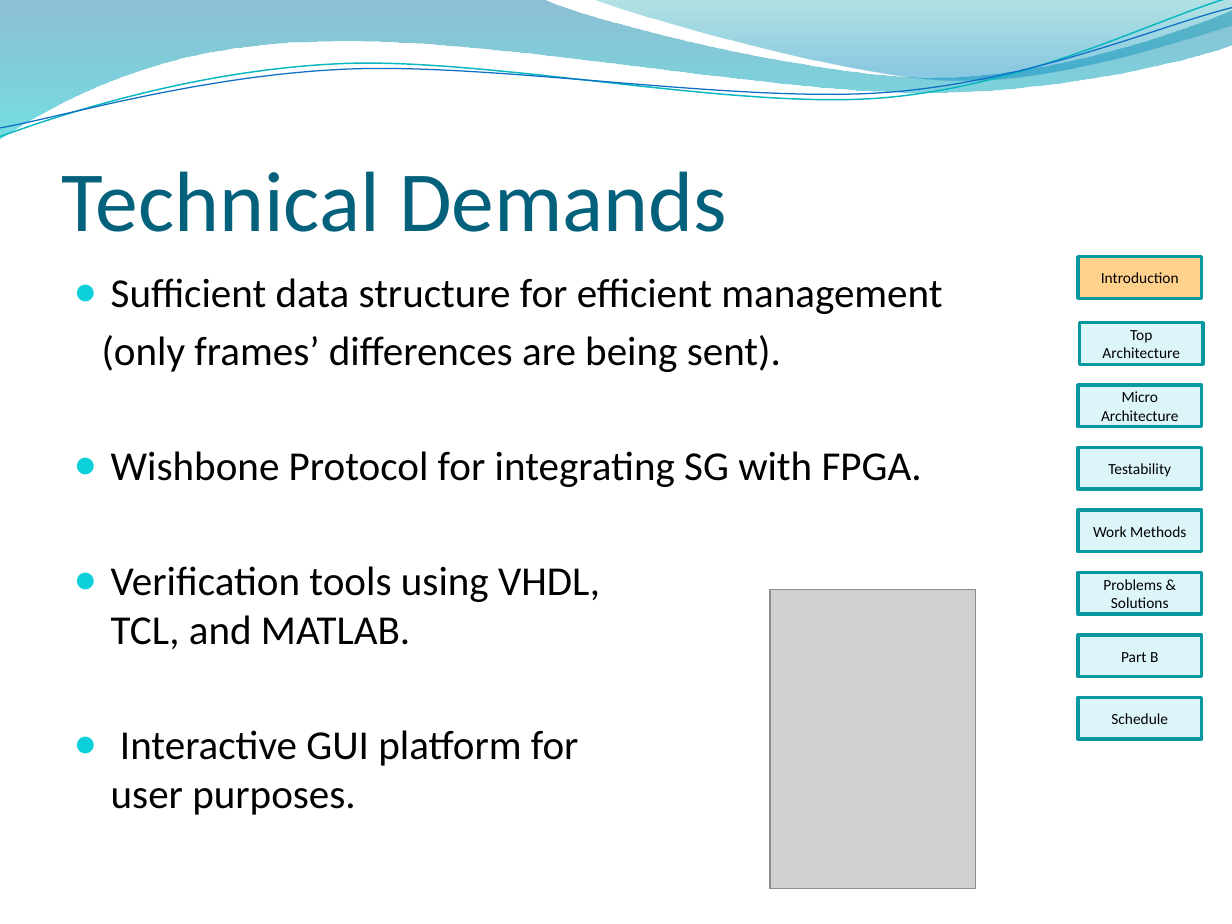
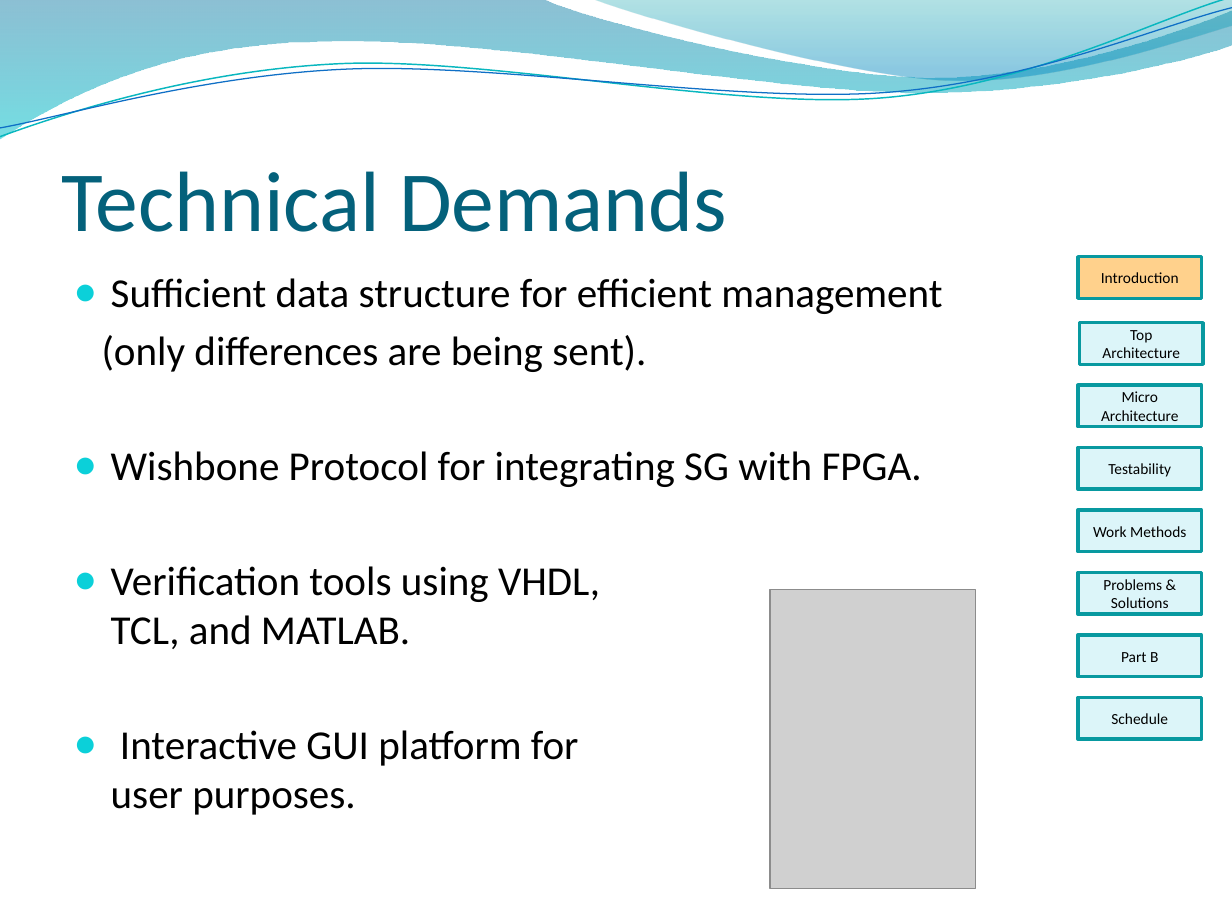
Before and after one commit to sandro6579/symbol-generator, a slide deck: slide 5 of Presentation/part_A_final/Final_Presentation_Part_A.pptx. Drawn at 1232x924 pixels with LibreOffice and Linux fonts; fonts in the diff are those of the drawing; grey boxes stand for pictures; background and template pictures are left out. Boxes give left, top, right and bottom in pixels: in the first picture for what was removed or moved away, otherwise in the second. Text is boxed around its words. In the diff, an @@ line names an element or a change of style, - is before the commit and + after.

```diff
--- a/Presentation/part_A_final/Final_Presentation_Part_A.pptx
+++ b/Presentation/part_A_final/Final_Presentation_Part_A.pptx
@@ text at (102,335,646,372): text changed @@
-(only frames’ differences are being sent).
+(only differences are being sent).
```
Also in this commit, not shown: 6 other slides changed, 2 slides added.
